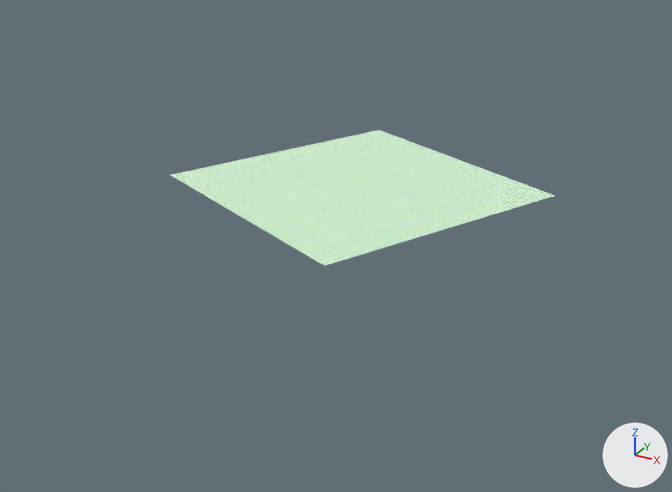
The Blender file blender/water.blend: old version first, new version second.
Rendered twice from a 50 mm camera at (169.0, -326.0, 133.0) aimed at (-3.0, -13.0, -23.0). Lighting does not change. The marker at lower right points along +X, +Y and +Z.

The older version as bpy lines, for what is in view:
```python
me_plane = bpy.data.meshes.new('Plane')
me_plane.from_pydata(...)  # 4 vertices, 1 face; spans x -7.2..7.2, y -7.2..7.2, z 0.0
me_plane.materials.append(mat_tiles)
ob_empty = bpy.data.objects.new('Empty', None)
ob_empty.location = (0.0, 0.0, 0.0)
ob_empty.rotation_euler = (0.0, 0.0, -0.439)  # degrees (0, 0, -25)
ob_plane = bpy.data.objects.new('Plane', me_plane)
ob_plane.parent = ob_empty
ob_plane.location = (0.0, 0.0, 0.248)
ob_plane.scale = (7.96, 7.96, 7.96)
```
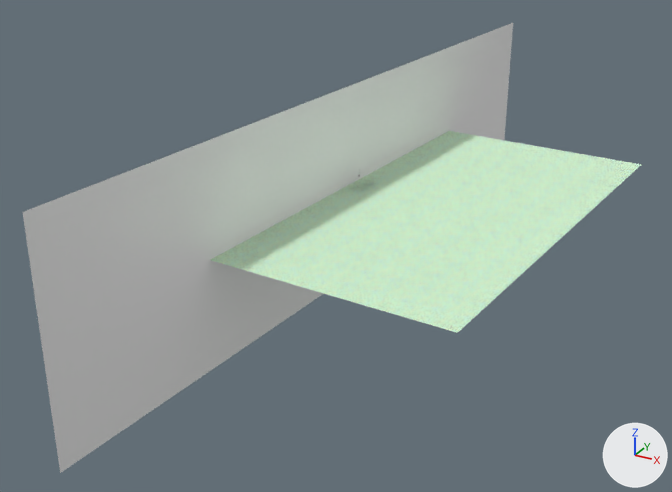
ob_empty is not drawn itself; it is the parent of ob_plane.

Pixel boxes (x1, y1, x2, y2) of what changed, in the pictures (672 x 492 px):
'Plane.001', added
    after: (23, 23, 513, 473)
'Plane', moved, turned, rescaled
    before: (171, 130, 555, 266)
    after: (211, 131, 642, 333)
'Cube.004', added
    after: (345, 178, 372, 191)

Diff of the bpy script that builds the scene:
```diff
--- a/blender/water.blend.py
+++ b/blender/water.blend.py
@@ mat_material @@
+mat_material = bpy.data.materials.new('Material')
+mat_material.use_nodes = True; mat_material.node_tree.nodes.clear()
+_N = mat_material.node_tree.nodes; _L = mat_material.node_tree.links
+n0 = _N.new('ShaderNodeOutputMaterial'); n0.name = 'Material Output'
+n1 = _N.new('ShaderNodeBsdfGlass'); n1.name = 'Glass BSDF'
+n1.distribution = 'BECKMANN'
+n1.inputs[2].default_value = 1.45  # 'IOR'
+_L.new(n1.outputs[0], n0.inputs[0])  # 'BSDF' to 'Surface'
@@ me_cube_009 @@
+me_cube_009.from_pydata(...)  # 24 vertices, 18 faces; spans x -0.1..18.0, y -4.8..4.6, z -1.0..1.0
+me_cube_009.materials.append(mat_material)
@@ me_plane_002 @@
+me_plane_002.from_pydata([(-1.0, -1.0, 0.0), (1.0, -1.0, 0.0), (-1.0, 1.0, 0.0), (1.0, 1.0, 0.0)], [], [(0, 1, 3, 2)])
@@ ob_plane @@
 ob_plane.parent = ob_empty
-ob_plane.location = (0.0, 0.0, 0.248)
-ob_plane.scale = (7.96, 7.96, 7.96)
+ob_plane.location = (0.139, 0.0568, 0.248)
+ob_plane.rotation_euler = (0.0, 0.0, 0.553)  # degrees (0, 0, 32)
+ob_plane.scale = (12.7, 12.7, 12.7)
@@ ob_empty @@
 ob_empty.location = (0.0, 0.0, 0.0)
-ob_empty.rotation_euler = (0.0, 0.0, -0.439)  # degrees (0, 0, -25)
+ob_empty.rotation_euler = (0.0, 0.0, -0.627)  # degrees (0, 0, -36)
@@ ob_cube_004 @@
+ob_cube_004 = bpy.data.objects.new('Cube.004', me_cube_009)
+ob_cube_004.parent = ob_empty
+ob_cube_004.matrix_parent_inverse = Matrix(((0.0527, 0.999, 0.0, 0.0), (-0.999, 0.0527, 0.0, 0.0), (0.0, 0.0, 1.0, 0.0), (0.0, 0.0, 0.0, 1.0)))
+ob_cube_004.location = (3.927, 2.959, 0.734)
+ob_cube_004.rotation_euler = (0.0, 0.0, 3.65)  # degrees (0, 0, 209)
+ob_cube_004.scale = (0.462, 1.0, 1.0)
@@ ob_plane_001 @@
+ob_plane_001 = bpy.data.objects.new('Plane.001', me_plane_002)
+ob_plane_001.parent = ob_empty
+ob_plane_001.matrix_parent_inverse = Matrix(((0.863, -0.505, 0.0, 0.0), (0.505, 0.863, 0.0, 0.0), (0.0, 0.0, 1.0, 0.0), (0.0, 0.0, 0.0, 1.0)))
+ob_plane_001.location = (-2.878, -0.756, 0.0)
+ob_plane_001.rotation_euler = (-0.0279, 1.571, 0.0)  # degrees (-1.6, 90, 0)
+ob_plane_001.scale = (42.2, 164.0, 44.6)
```
